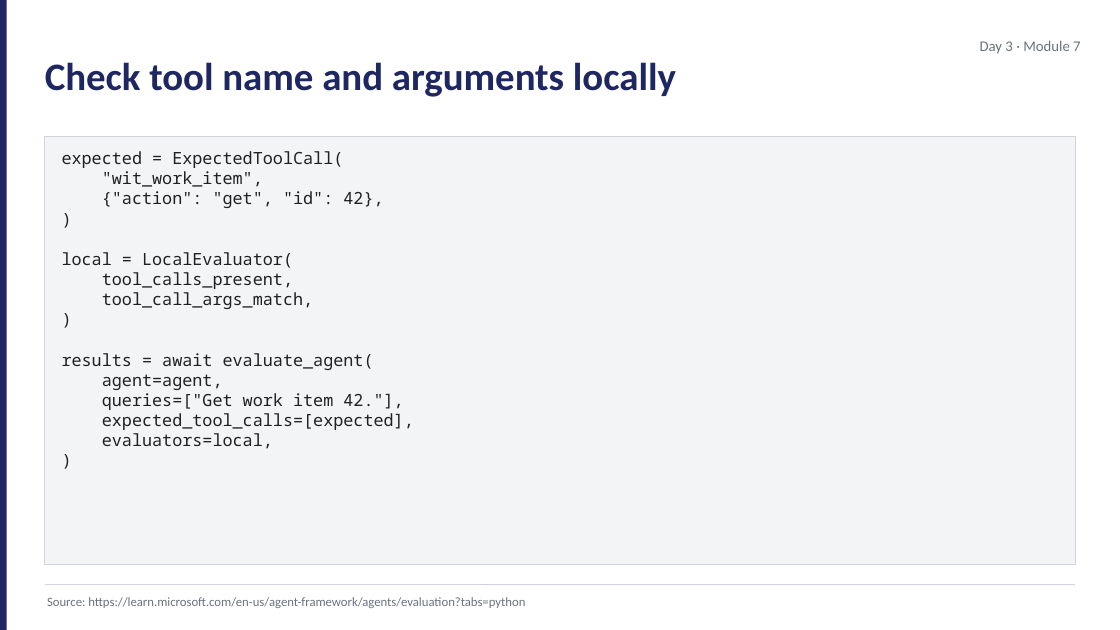
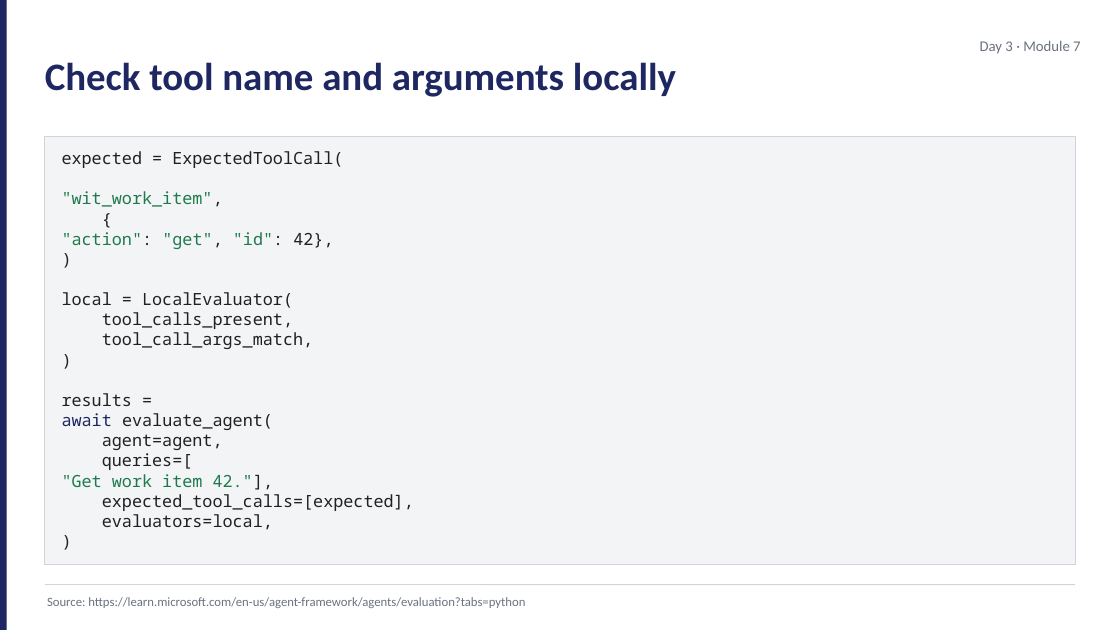
Before and after one commit to JimPiquant/Building-AI-Apps-and-Agents, a slide deck: slide 3 of decks/day3/module-7-eval-lab-kickoff.pptx. Drawn at 1120x630 pixels with LibreOffice and Linux fonts; fonts in the diff are those of the drawing. Boxes give left, top, right and bottom in pixels: in the first picture for what was removed or moved away, otherwise in the second. Text is boxed around its words. In the diff, an @@ line names an element or a change of style, - is before the commit and + after.

```diff
--- a/decks/day3/module-7-eval-lab-kickoff.pptx
+++ b/decks/day3/module-7-eval-lab-kickoff.pptx
@@ text at bbox=[62, 191, 223, 207]: text colour #212121 to #1F7A4D in ""wit_work_item"," @@
@@ text at bbox=[62, 232, 333, 249]: text changed; text colour #212121 to #1F7A4D @@
-{"action": "get", "id": 42},
+{
+"action": "get", "id": 42},
@@ text at bbox=[62, 393, 273, 430]: text changed @@
-results = await evaluate_agent(
+results =
+await evaluate_agent(
@@ text at bbox=[62, 453, 274, 490]: text changed; text colour #212121 to #1F7A4D @@
-queries=["Get work item 42."],
+queries=[
+"Get work item 42."],
```
Also in this commit, not shown: 10 other files.
